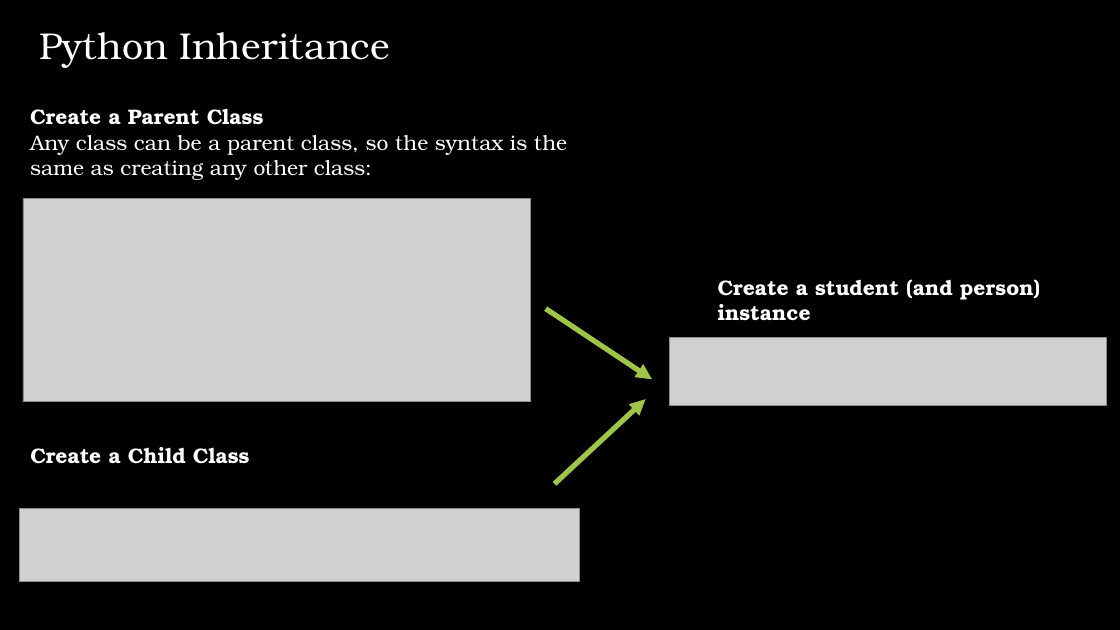
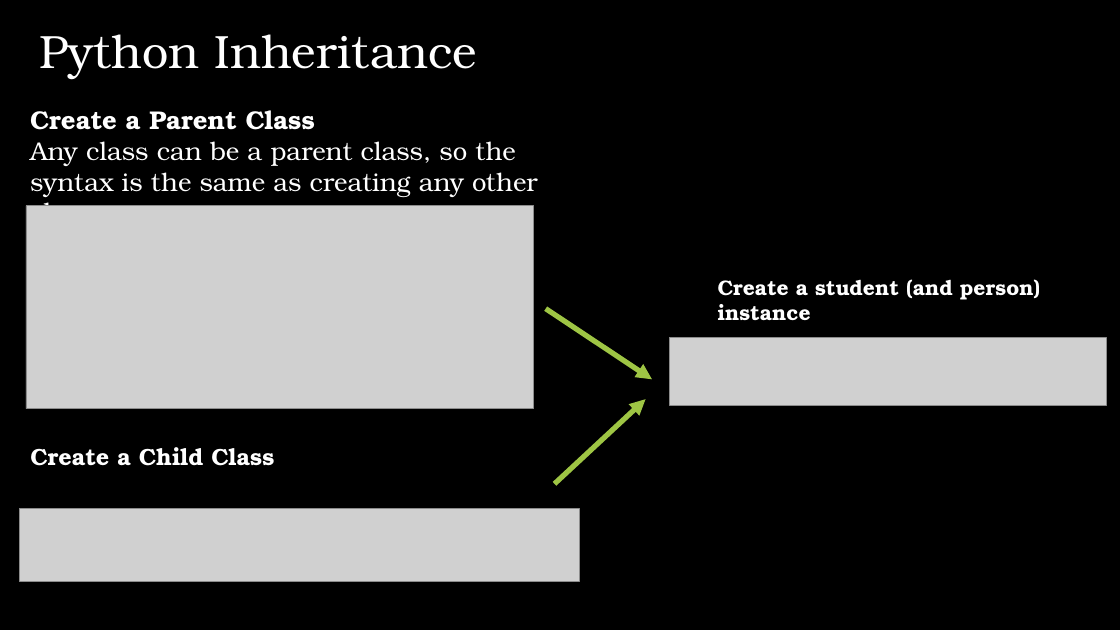
Before and after one commit to IlanSimchon/OOP_2023_Ariel, a slide deck: slide 20 of TA 6/advanced python.pptx. Drawn at 1120x630 pixels with LibreOffice and Linux fonts; fonts in the diff are those of the drawing; grey boxes stand for pictures; background and template pictures are left out. Boxes give left, top, right and bottom in pixels: in the first picture for what was removed or moved away, otherwise in the second. Text is boxed around its words. In the diff, an @@ line names an element or a change of style, - is before the commit and + after.

```diff
--- a/TA 6/advanced python.pptx
+++ b/TA 6/advanced python.pptx
@@ text "Python Inheritance" at (x1=39, y1=34, x2=477, y2=79): size 32 to 40 pt @@
@@ text "Create a Parent Class" at (x1=30, y1=110, x2=538, y2=206): size 18 to 22 pt @@
@@ picture moved from (x1=23, y1=198, x2=530, y2=402) to (x1=26, y1=206, x2=534, y2=409) @@
@@ text "Create a Child Class" at (x1=30, y1=447, x2=274, y2=466): size 18 to 20 pt @@
```
Also in this commit, not shown: 25 other slides changed, 3 slides added, 4 slides removed.
